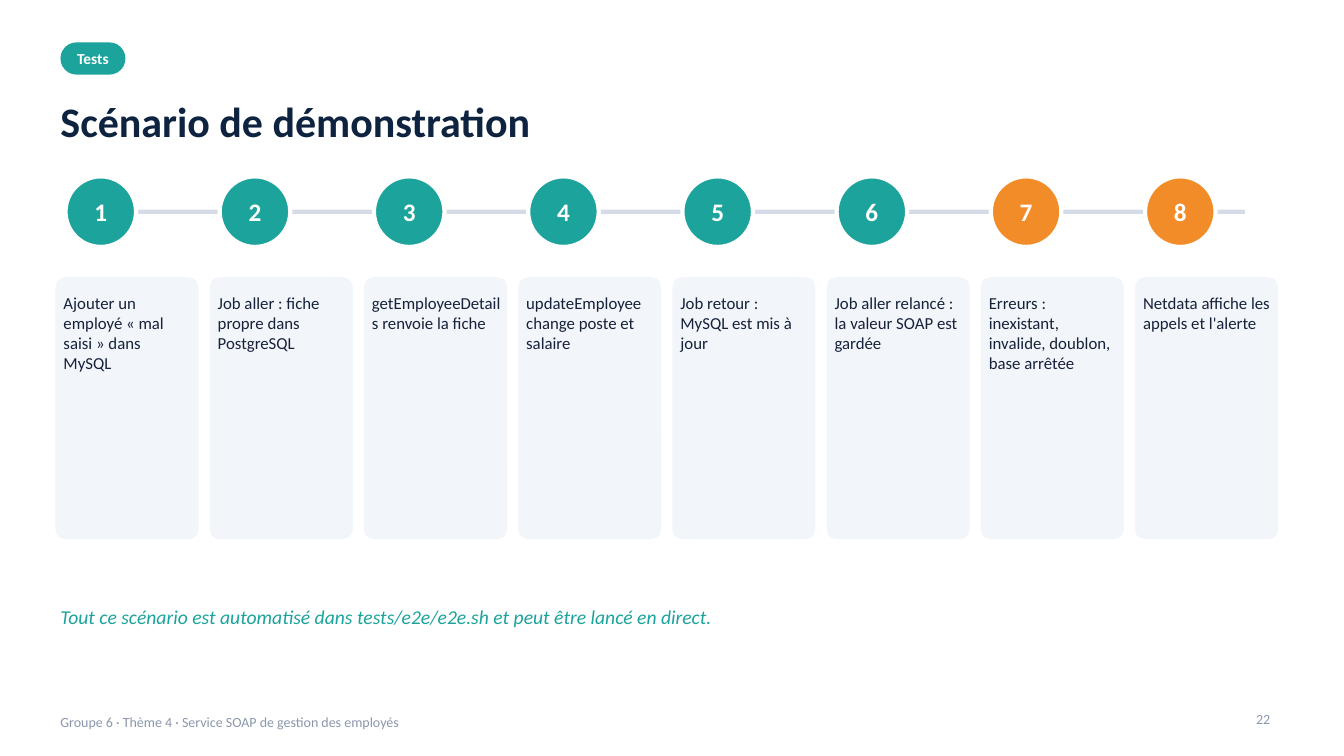
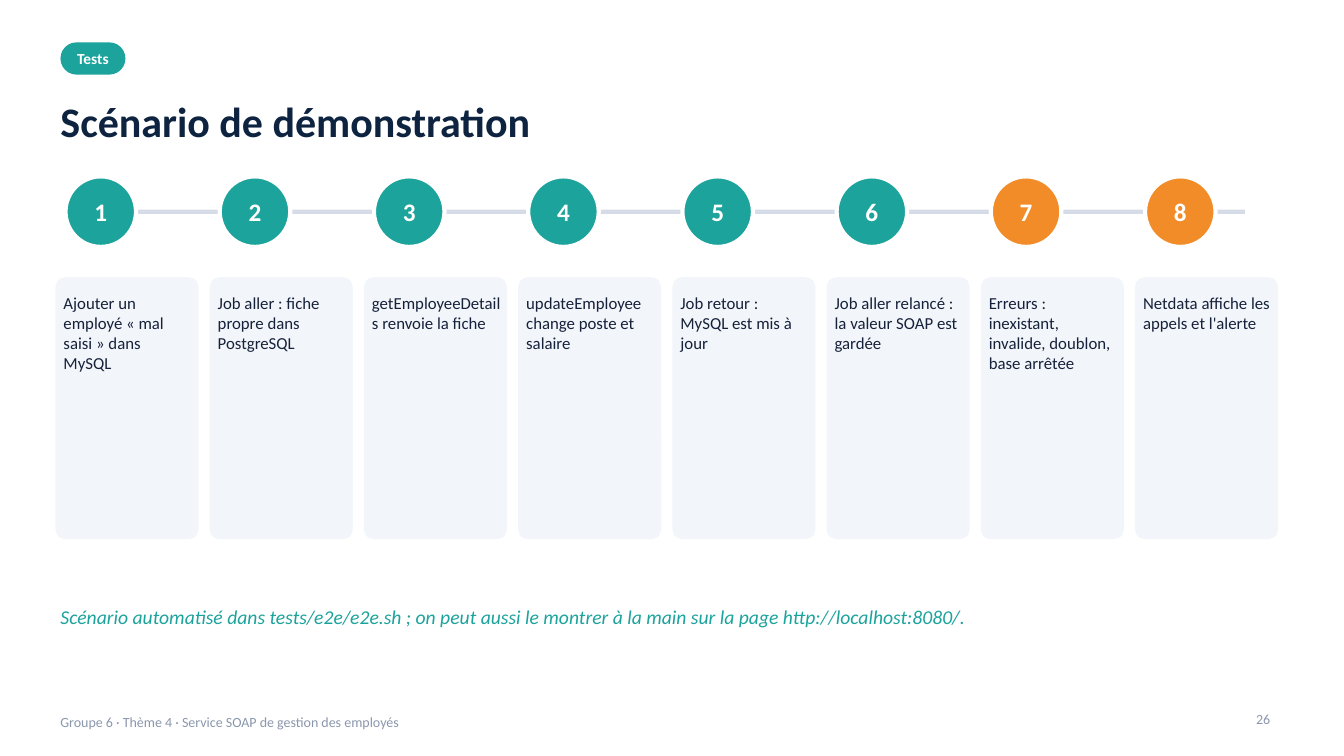
Before and after one commit to malickabdoul/employee-soap-servic, a slide deck: slide 26 of presentation/presentation-theme4-groupe6.pptx (slide 22 before the commit). Drawn at 1344x756 pixels with LibreOffice and Linux fonts; fonts in the diff are those of the drawing; background and template pictures are left out. Boxes give left, top, right and bottom in pixels: in the first picture for what was removed or moved away, otherwise in the second. Text is boxed around its words. In the diff, an @@ line names an element or a change of style, - is before the commit and + after.

Commit message:
Page de démonstration et présentation complétée
- service : page http://localhost:8080/ qui appelle les 3 opérations SOAP
  (cas normaux et erreurs) et affiche les réponses en clair, avec le XML
  échangé et l'état de la chaîne ; test JUnit associé (16/16)
- présentation : 4 diapositives ajoutées (job dans Spoon, service en ligne,
  installation reproductible, page de démonstration), chiffres et textes
  mis à jour (16/16 JUnit, installation sans Docker)

```diff
--- a/presentation/presentation-theme4-groupe6.pptx
+++ b/presentation/presentation-theme4-groupe6.pptx
@@ text at (60,610,965,628): text changed @@
-Tout ce scénario est automatisé dans tests/e2e/e2e.sh et peut être lancé en direct.
+Scénario automatisé dans tests/e2e/e2e.sh ; on peut aussi le montrer à la main sur la page http://localhost:8080/.
@@ page number at (1256,714,1270,724): text changed @@
-22
+26
```
Also in this commit, not shown: 3 other slides changed, 4 slides added, 3 other files.
